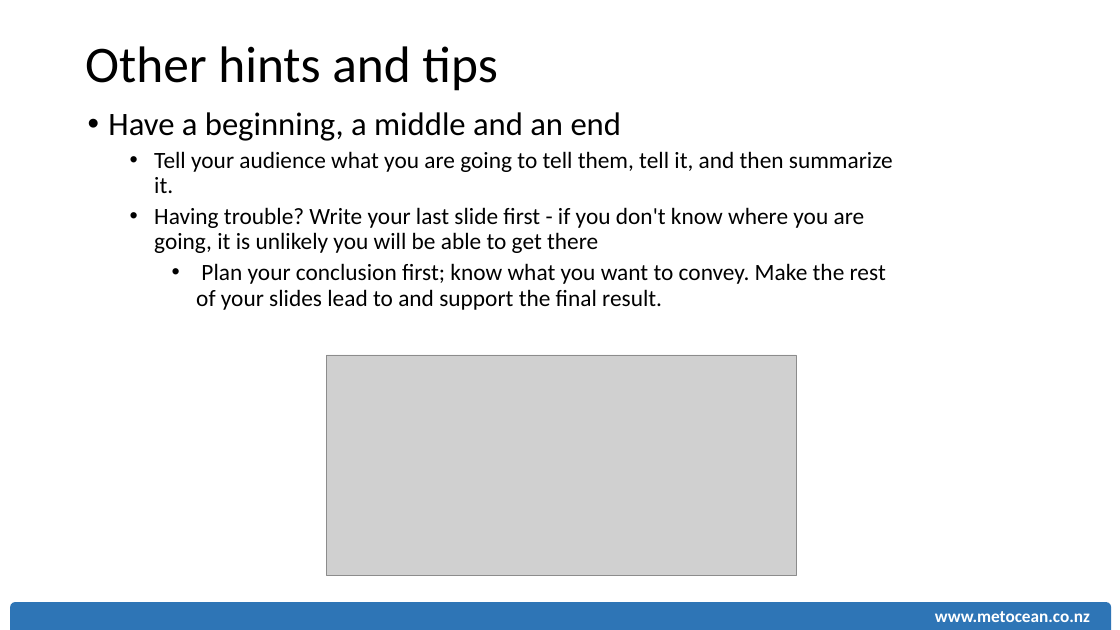
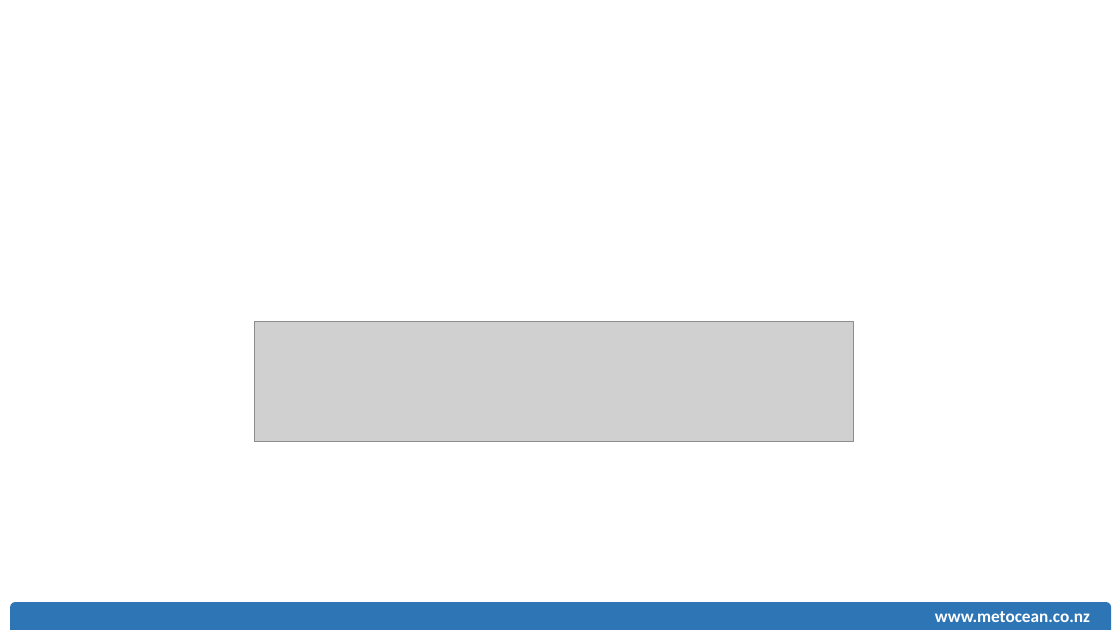
Before and after one commit to rsoutelino/CeP2015, a slide deck: slide 11 of soutelino_MSL_CeP2015.pptx (slide 4 before the commit). Drawn at 1120x630 pixels with LibreOffice and Linux fonts; fonts in the diff are those of the drawing; grey boxes stand for pictures. Boxes give left, top, right and bottom in pixels: in the first picture for what was removed or moved away, otherwise in the second. Text is boxed around its words. In the diff, an @@ line names an element or a change of style, - is before the commit and + after.

```diff
--- a/soutelino_MSL_CeP2015.pptx
+++ b/soutelino_MSL_CeP2015.pptx
@@ text removed at (85, 46, 497, 91) @@
-Other hints and tips
@@ text removed at (108, 112, 893, 310) @@
-• Have a beginning, a middle and an end
-    • Tell your audience what you are going to tell them, tell it, and then summarize it.
-    • Having trouble? Write your last slide first - if you don't know where you are going, it is unlikely you will be able to get there
-      • Plan your conclusion first; know what you want to convey. Make the rest of your slides lead to and support the final result.
@@ picture added at (255, 322, 854, 442) @@
@@ picture removed at (327, 355, 797, 576) @@
```
Also in this commit, not shown: 3 other slides changed, 11 slides added, 1 slide removed.
